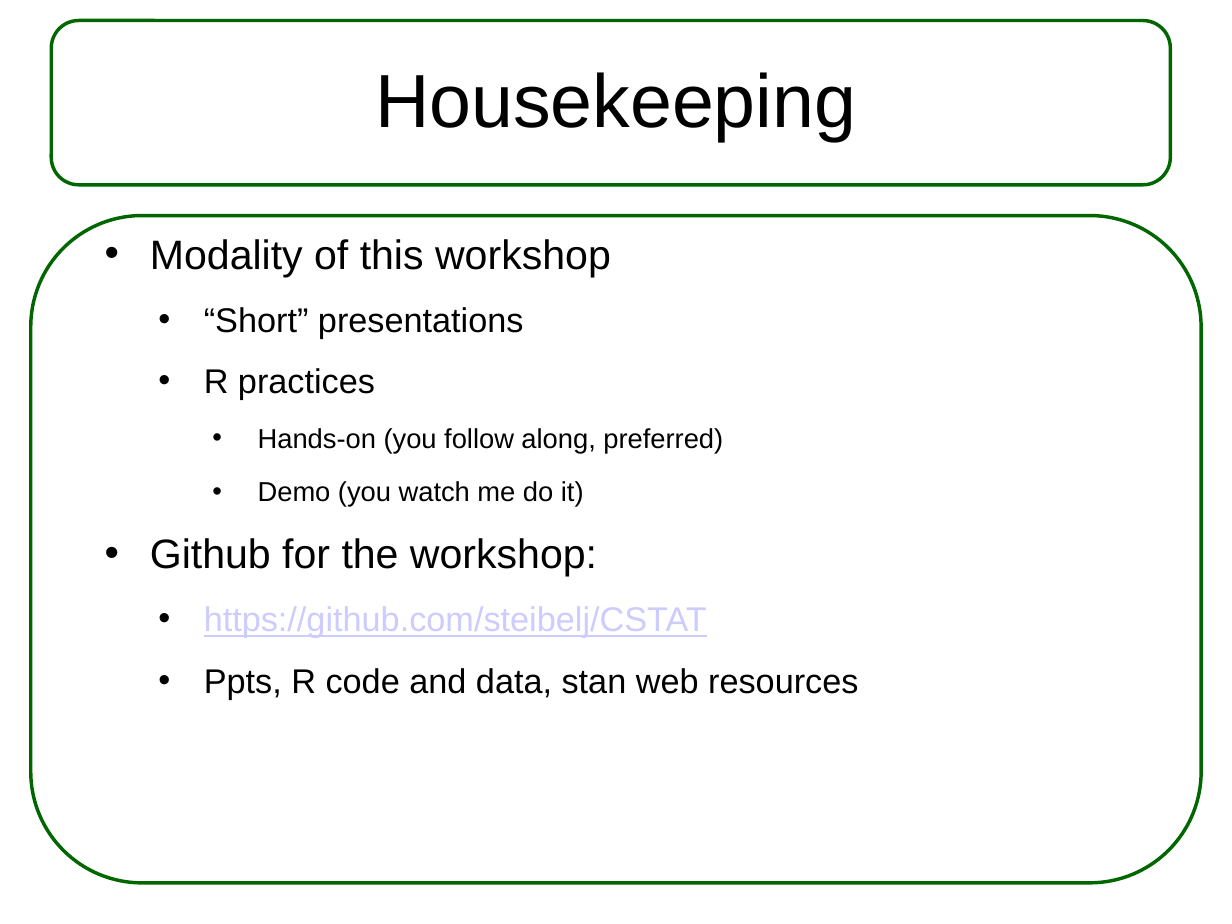
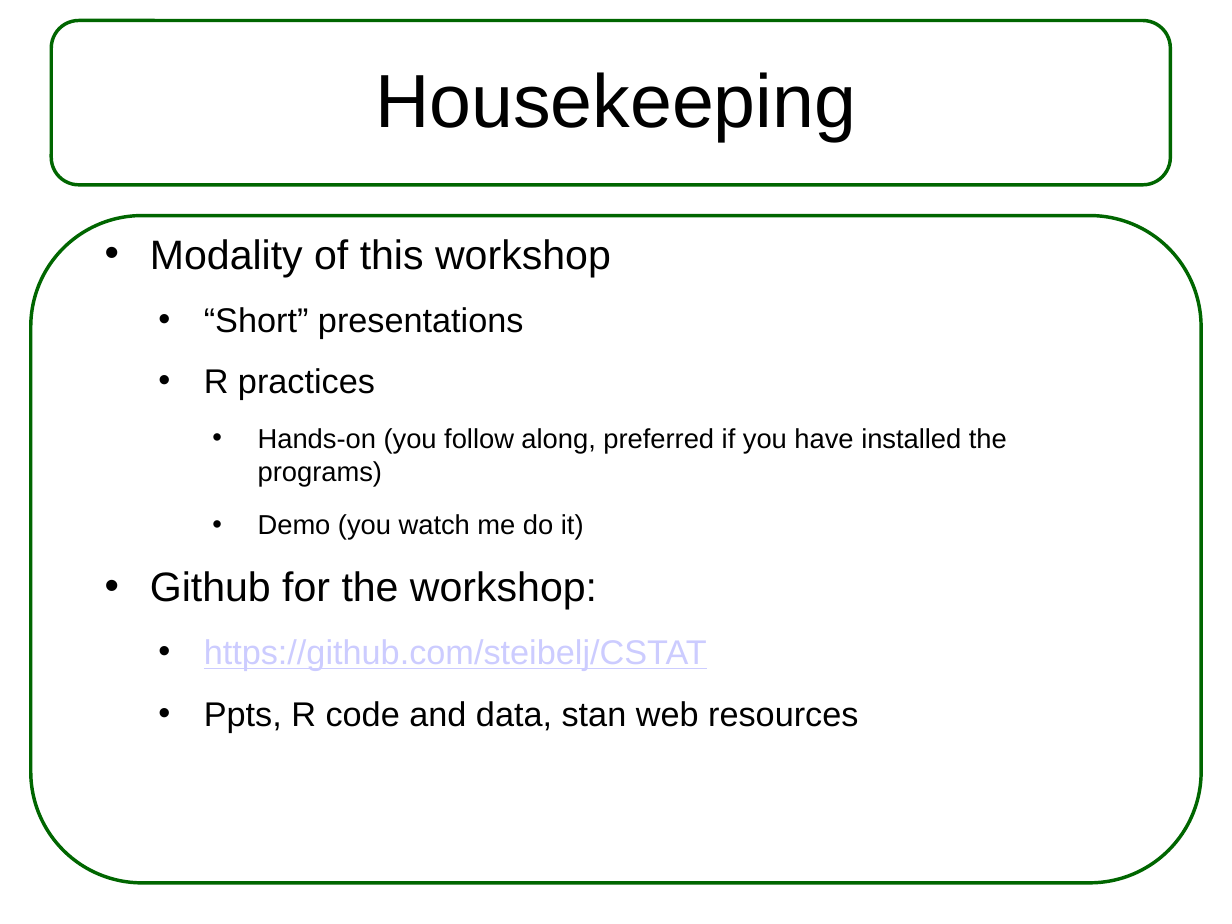
Before and after one commit to steibelj/CSTAT, a slide deck: slide 2 of 0 Workshop.pptx. Drawn at 1232x924 pixels with LibreOffice and Linux fonts; fonts in the diff are those of the drawing. Boxes give left, top, right and bottom in pixels: in the first picture for what was removed or moved away, otherwise in the second. Text is boxed around its words. In the diff, an @@ line names an element or a change of style, - is before the commit and + after.

```diff
--- a/0 Workshop.pptx
+++ b/0 Workshop.pptx
@@ text at (258,428,1007,487): text changed @@
-    • Hands-on (you follow along, preferred)
+    • Hands-on (you follow along, preferred if you have installed the programs)
```
Also in this commit, not shown: 1 other slide changed, 1 other file.
